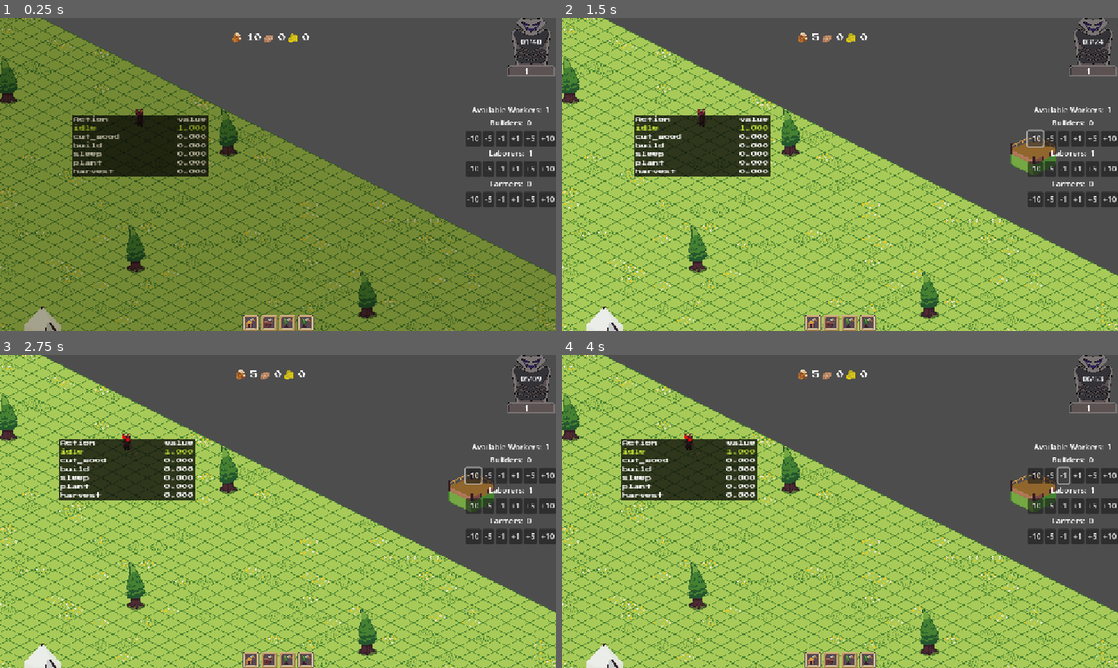
Above: before the commit, frames 1-4 (two rows, left to right).
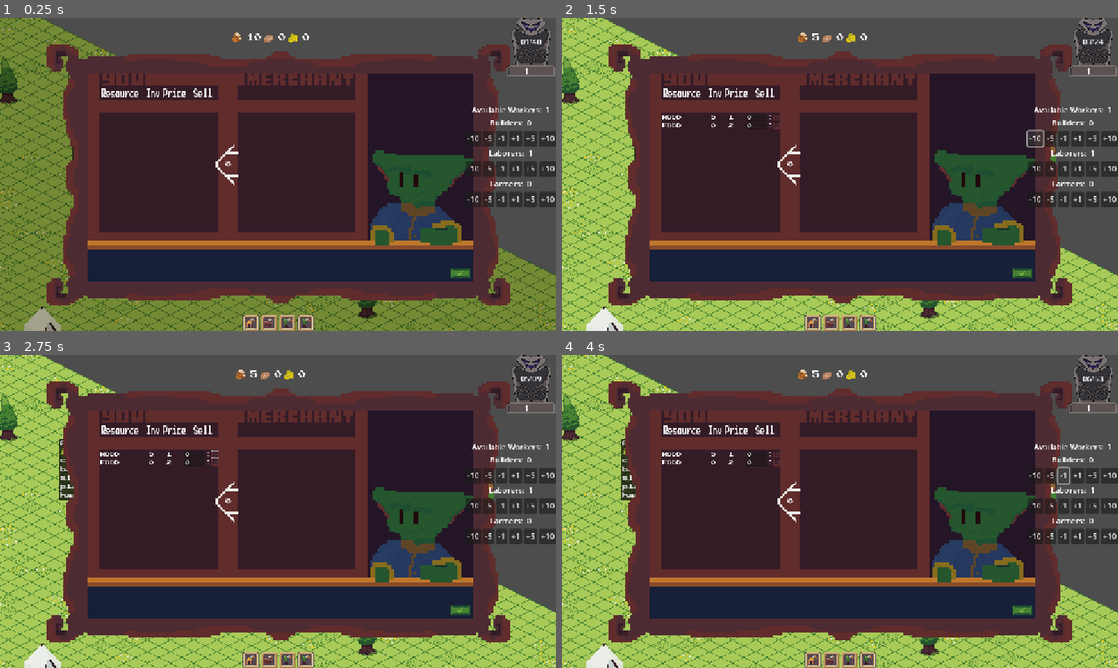
Above: after the commit, the same moments.

Repository: JontanKhuu/Ramen
Game: Godot game, scene res://World/world.tscn
Same seed, same stepped clock (60 frames per second), same inputs: the game is played once before the commit and once after it.
Inputs (mouse positions are in pixels of both pictures, inside the frame that each line leads up to):
- Up to frame 1 (0.25 s): no input
- Up to frame 2 (1.5 s): click (812, 321) at 0.52 s; click "-10" at 1.25 s
- Up to frame 3 (2.75 s): click (216, 455) at 2.02 s
- Up to frame 4 (4 s): click "-5" at 2.75 s; click "-1" at 3.5 s

The runs differ from the first frame. In frame 1, 57% of the frame differs, in the area x 8-92%, y 8-92%; in frame 2, 60%; in frame 3, 60%; in frame 4, 60%.

Commit message:
tribute event

Diff:
--- a/NPC/Scenes/event_npc.gd
+++ b/NPC/Scenes/event_npc.gd
@@ -18,6 +18,7 @@
 @onready var grassTiles : TileMapLayer = tiles.get_child(0)
 @onready var nav: NavigationAgent2D = $NavigationAgent2D
 @onready var trade : Control = get_tree().get_first_node_in_group("TRADEUI")
+@onready var tribute : Control = get_tree().get_first_node_in_group("TRIBUTE")
 @onready var sprite_2d: Sprite2D = $Sprite2D
 
 var _target
@@ -92,6 +93,7 @@
 			pass
 		EVENT_TYPE.TRIBUTE:
 			sprite_2d.texture = ambassador
+			tribute.paid = false
 			pass
 
 func _event_action() -> void:
@@ -100,7 +102,7 @@
 			trade.visible = true
 			pass
 		EVENT_TYPE.TRIBUTE:
-			sprite_2d.texture = ambassador
+			tribute.visible = true
 			pass
 func leave() -> void:
 	_target = get_parent().global_position
--- a/UI/MainUI/mainUI.tscn
+++ b/UI/MainUI/mainUI.tscn
@@ -8,6 +8,7 @@
 [ext_resource type="Texture2D" uid="uid://ce5qnlx3msp1l" path="res://UI/BuildMenu/Assets/IconRemoveResource.png" id="5_d8xat"]
 [ext_resource type="PackedScene" uid="uid://cwyk2c760n12i" path="res://UI/Trading/trade_ui.tscn" id="6_6j1t5"]
 [ext_resource type="PackedScene" uid="uid://cvqkc652n5re2" path="res://UI/Job_Manager/Job_Manager.tscn" id="7_pg31w"]
+[ext_resource type="PackedScene" uid="uid://bsbd0byrto3fe" path="res://UI/Tribute/tribute_payment.tscn" id="9_bwhks"]
 
 [node name="MainUI" type="CanvasLayer"]
 
@@ -111,3 +112,5 @@
 [node name="TradeUI" parent="." groups=["TRADEUI"] instance=ExtResource("6_6j1t5")]
 
 [node name="JobManager" parent="." instance=ExtResource("7_pg31w")]
+
+[node name="TributePayment" parent="." instance=ExtResource("9_bwhks")]
--- a/UI/Trading/trade_ui.tscn
+++ b/UI/Trading/trade_ui.tscn
@@ -12,7 +12,6 @@
 font_size = 8
 
 [node name="TradeUI" type="Control"]
-visible = false
 custom_minimum_size = Vector2(960, 540)
 layout_mode = 3
 anchors_preset = 8
--- /dev/null
+++ b/UI/Tribute/tribute_payment.gd
@@ -0,0 +1,23 @@
+extends Control
+
+@export var tribute : float = Global.tribute_payment
+
+@onready var label: Label = %Label
+
+var paid : bool = false
+
+
+
+func _on_button_pressed() -> void:
+	if Global.inventory_dict[Global.RESOURCES_TRACKED.COINS] < tribute:
+		# lose
+		pass
+	else:
+		paid = true
+		Global.inventory_dict[Global.RESOURCES_TRACKED.COINS] -= tribute
+
+	visible = false
+
+
+func _on_visibility_changed() -> void:
+	label.text = "You have paid this month's tribute, the ambassador will leave"
--- /dev/null
+++ b/UI/Tribute/tribute_payment.tscn
@@ -0,0 +1,47 @@
+[gd_scene load_steps=3 format=3 uid="uid://bsbd0byrto3fe"]
+
+[ext_resource type="Script" uid="uid://dbcxysddg8ftj" path="res://UI/Tribute/tribute_payment.gd" id="1_32yk5"]
+[ext_resource type="Texture2D" uid="uid://0jdtbs4d4txc" path="res://UI/Trading/Confirm.png" id="1_qev8y"]
+
+[node name="TributePayment" type="Control" groups=["TRIBUTE"]]
+visible = false
+custom_minimum_size = Vector2(960, 540)
+layout_mode = 3
+anchors_preset = 8
+anchor_left = 0.5
+anchor_top = 0.5
+anchor_right = 0.5
+anchor_bottom = 0.5
+offset_left = -480.0
+offset_top = -270.0
+offset_right = 480.0
+offset_bottom = 270.0
+grow_horizontal = 2
+grow_vertical = 2
+script = ExtResource("1_32yk5")
+
+[node name="Panel" type="Panel" parent="."]
+custom_minimum_size = Vector2(960, 540)
+layout_mode = 0
+offset_right = 40.0
+offset_bottom = 40.0
+
+[node name="Button" type="Button" parent="."]
+layout_mode = 0
+offset_left = 438.0
+offset_top = 295.0
+offset_right = 478.0
+offset_bottom = 319.0
+icon = ExtResource("1_qev8y")
+
+[node name="Label" type="Label" parent="."]
+unique_name_in_owner = true
+layout_mode = 0
+offset_left = 358.0
+offset_top = 200.0
+offset_right = 583.0
+offset_bottom = 288.0
+text = "Pay the Demon King's tribute"
+
+[connection signal="visibility_changed" from="." to="." method="_on_visibility_changed"]
+[connection signal="pressed" from="Button" to="." method="_on_button_pressed"]
--- a/World/Scripts/Global.gd
+++ b/World/Scripts/Global.gd
@@ -16,6 +16,7 @@
 }
 
 var build_queue = []
+var tribute_payment : float
 
 var value_dict : Dictionary = {
 	RESOURCES_TRACKED.WOOD : 1,
@@ -31,10 +32,8 @@
 	RESOURCES_TRACKED.FOOD : "FOOD",
 	RESOURCES_TRACKED.COINS : "COINS"
 }
+
+
 func set_villagers_state(state : VILLAGER_STATE):
 	for villager in get_tree().get_nodes_in_group("VILLAGER"):
 		villager.state = state
-
-func _process(delta: float) -> void:
-	#print(build_queue)
-	pass
--- a/project.godot
+++ b/project.godot
@@ -41,6 +41,7 @@
 TENT=""
 TRADEUI=""
 EVENTSPAWN=""
+TRIBUTE=""
 
 [input]
 
Not shown: 1 places in UI/MainUI/mainUI.tscn that only renumber resources
Not shown, added: UI/Tribute/tribute_payment.gd.uid
